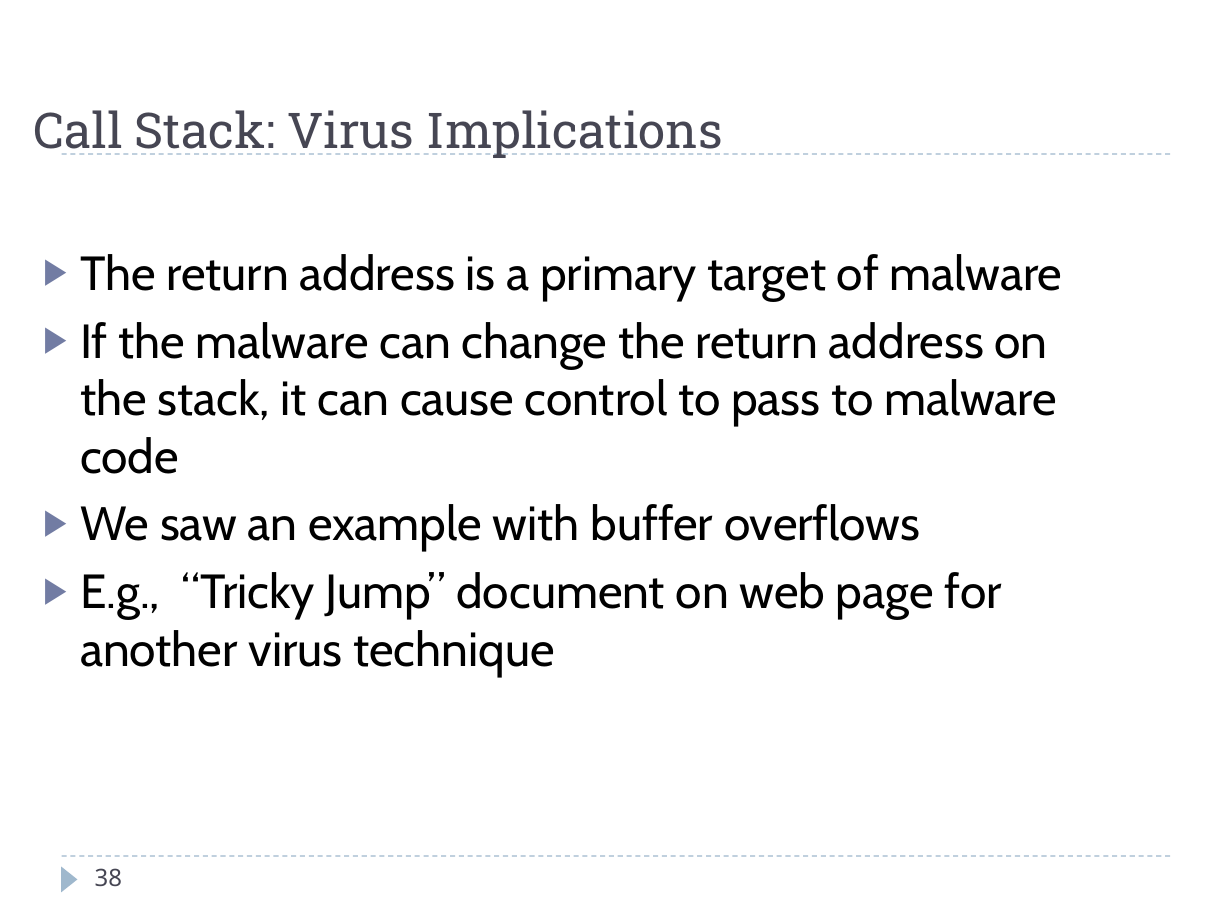
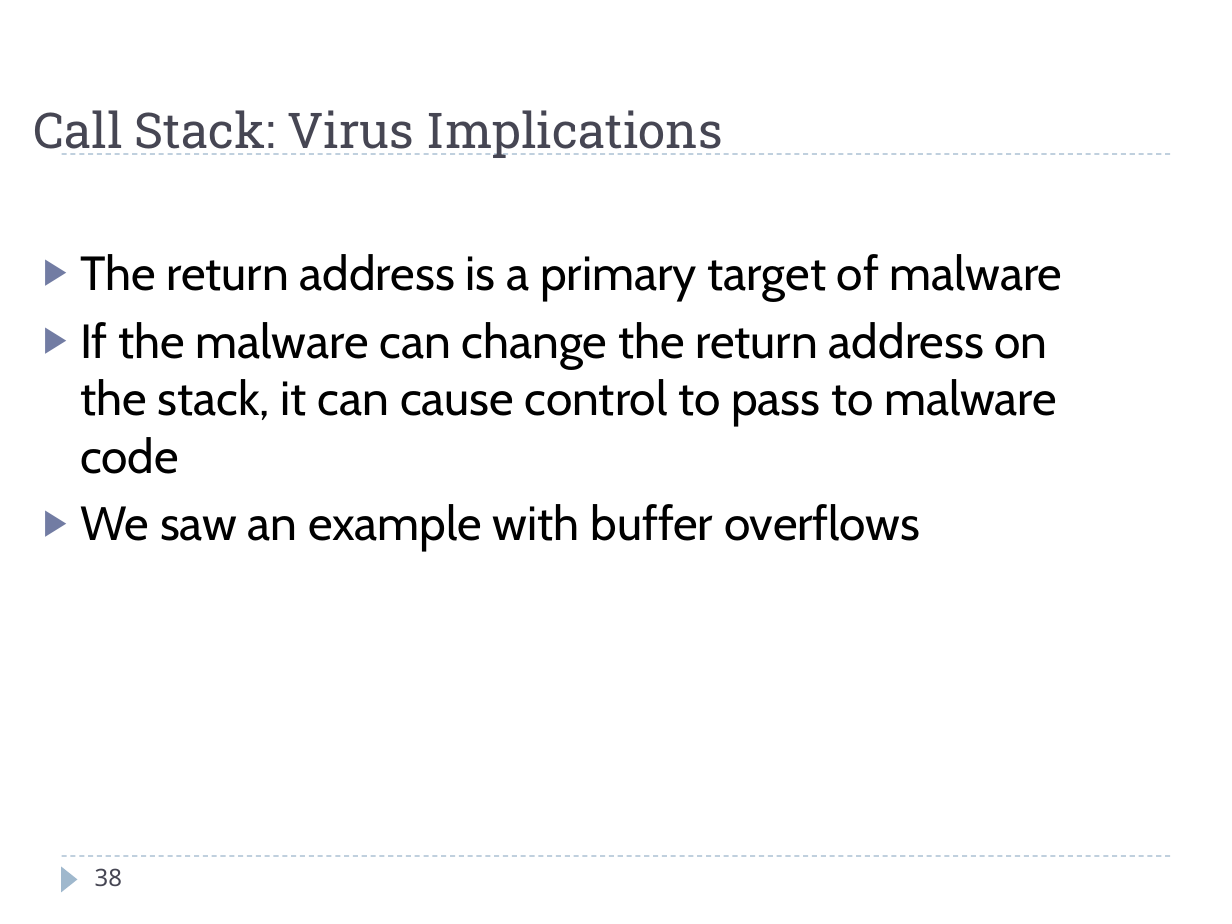
Before and after one commit to harrisonwl/harrisonwl.github.io, a slide deck: slide 38 of assets/courses/malware/spring2017/slides/week02/x86.pptx. Drawn at 1232x924 pixels with LibreOffice and Linux fonts; fonts in the diff are those of the drawing. Boxes give left, top, right and bottom in pixels: in the first picture for what was removed or moved away, otherwise in the second. Text is boxed around its words. In the diff, an @@ line names an element or a change of style, - is before the commit and + after.

```diff
--- a/assets/courses/malware/spring2017/slides/week02/x86.pptx
+++ b/assets/courses/malware/spring2017/slides/week02/x86.pptx
@@ text at (80,572,1002,677): paragraph removed @@
-▶ E.g., “Tricky Jump” document on web page for another virus technique
```
Also in this commit, not shown: 5 other files.
